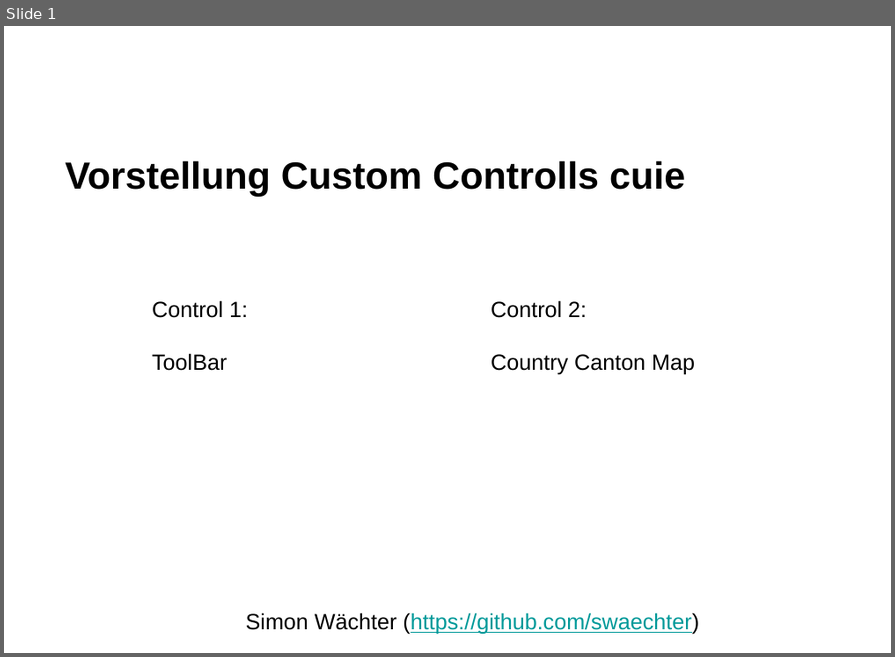
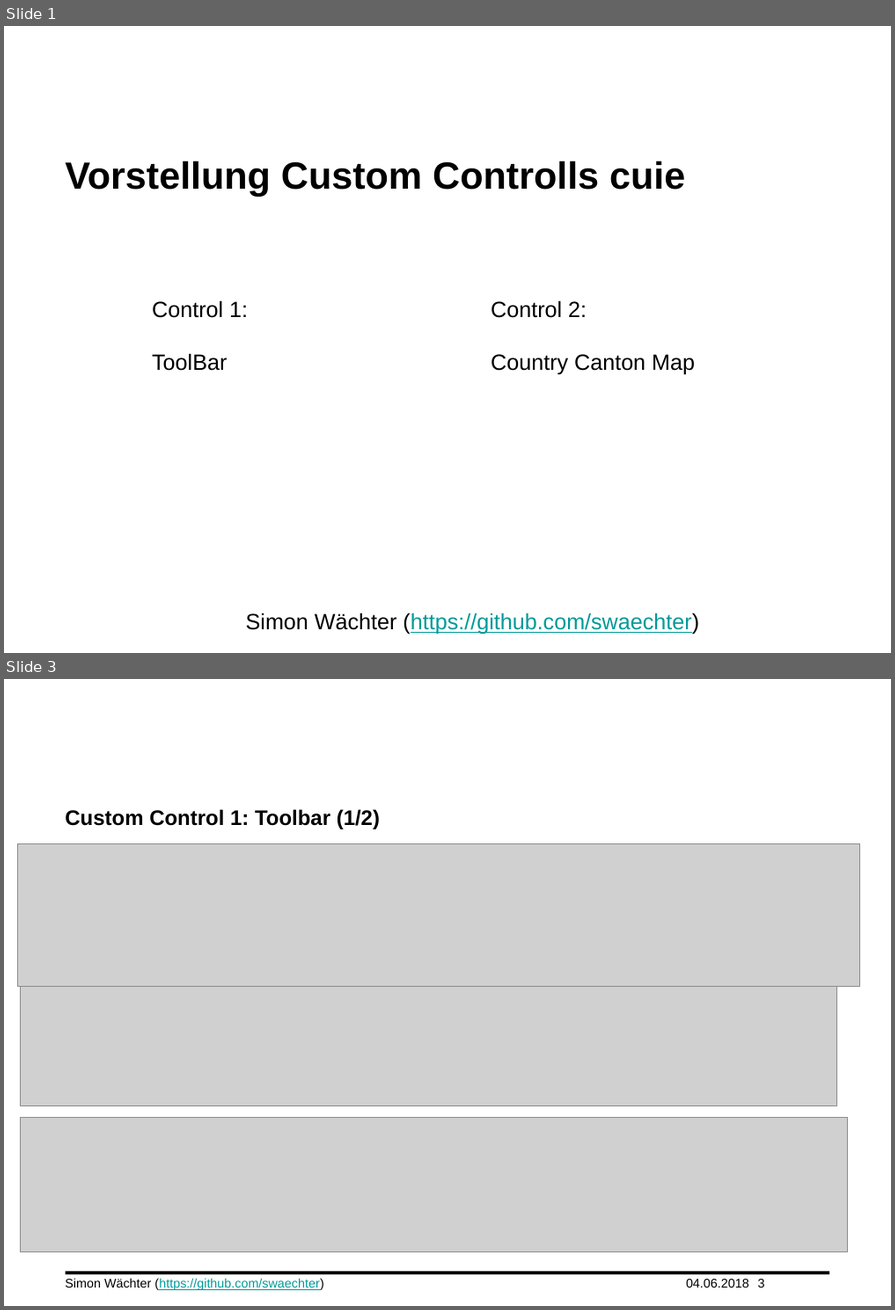
Before and after one commit to daiibee/hydropower-cc-swaechter, a slide deck: doc/cuie_FS18_Simon_Waechter.pptx. Shown one above the other, each under a label of ours: slide 1 before the commit, slides 1 and 3 after it; the slides between them are not shown. The pictures are 895x657 and 895x1310 pixels, drawn with LibreOffice and Linux fonts; fonts in the diff are those of the drawing; grey boxes stand for pictures; background and template pictures are left out. Boxes give left, top, right and bottom in pixels: in the first picture for what was removed or moved away, otherwise in the second. Text is boxed around its words. In the diff, an @@ line names an element or a change of style, - is before the commit and + after.

```diff
--- a/doc/cuie_FS18_Simon_Waechter.pptx
+++ b/doc/cuie_FS18_Simon_Waechter.pptx
@@ slide 3 added at bbox=[4, 679, 891, 1306], background #FFFFFF @@
@@ title added at bbox=[65, 809, 380, 829], 20 pt, text #000000, bold @@
+Custom Control 1: Toolbar (1/2)
@@ picture added at bbox=[18, 844, 860, 987] @@
@@ picture added at bbox=[20, 983, 837, 1106] @@
@@ picture added at bbox=[21, 1117, 849, 1253] @@
@@ text added at bbox=[65, 1278, 324, 1291], 12 pt, text #009999, underline @@
+Simon Wächter (https://github.com/swaechter)
@@ line added from (66, 1273) to (829, 1273), #000000 3 pt @@
@@ text added at bbox=[686, 1279, 749, 1288], 12 pt, text #000000 @@
+04.06.2018
@@ page number added at bbox=[758, 1279, 765, 1288], 12 pt, text #000000 @@
+3
```
Also in this commit, not shown: 6 slides changed, 2 other files.
